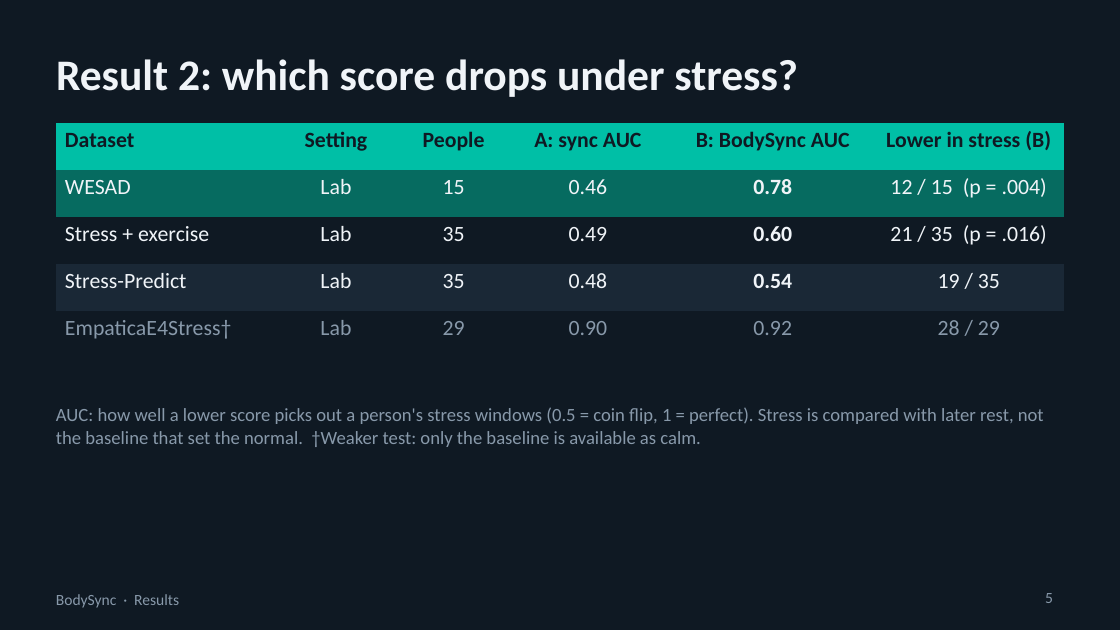
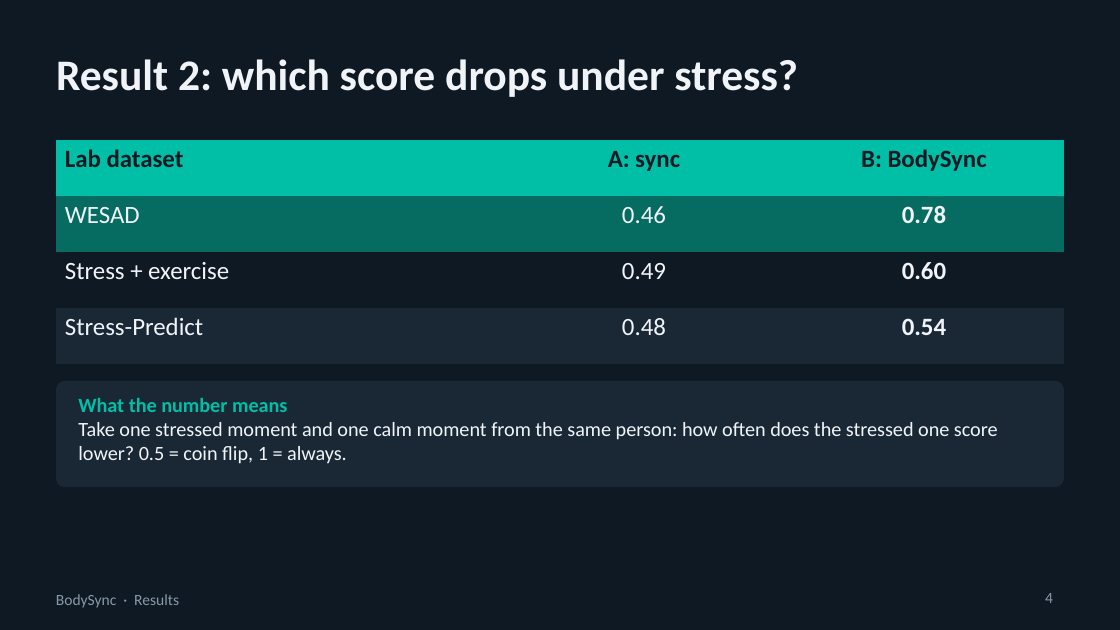
Before and after one commit to swaylakh/bodysync, a slide deck: slide 4 of docs/slides/BodySync_Update.pptx (slide 5 before the commit). Drawn at 1120x630 pixels with LibreOffice and Linux fonts; fonts in the diff are those of the drawing. Boxes give left, top, right and bottom in pixels: in the first picture for what was removed or moved away, otherwise in the second. Text is boxed around its words. In the diff, an @@ line names an element or a change of style, - is before the commit and + after.

```diff
--- a/docs/slides/BodySync_Update.pptx
+++ b/docs/slides/BodySync_Update.pptx
@@ table at (x1=56, y1=140, x2=1064, y2=339) @@
-Dataset | Setting | People | A: sync AUC | B: BodySync AUC | Lower in stress (B)
-WESAD | Lab | 15 | 0.46 | 0.78 | 12 / 15 (p = .004)
-Stress + exercise | Lab | 35 | 0.49 | 0.60 | 21 / 35 (p = .016)
-Stress-Predict | Lab | 35 | 0.48 | 0.54 | 19 / 35
-EmpaticaE4Stress† | Lab | 29 | 0.90 | 0.92 | 28 / 29
+Lab dataset | A: sync | B: BodySync
+WESAD | 0.46 | 0.78
+Stress + exercise | 0.49 | 0.60
+Stress-Predict | 0.48 | 0.54
@@ table resized from (x1=56, y1=123, x2=1064, y2=343) to (x1=56, y1=140, x2=1064, y2=339) @@
@@ rounded rectangle resized from (x1=56, y1=407, x2=1044, y2=447) to (x1=56, y1=381, x2=1064, y2=487) @@
@@ rounded rectangle at (x1=56, y1=381, x2=1064, y2=487): fill none to #1A2836 @@
@@ text in rounded rectangle at (x1=56, y1=407, x2=1044, y2=447): text removed @@
-AUC: how well a lower score picks out a person's stress windows (0.5 = coin flip, 1 = perfect). Stress is compared with later rest, not the baseline that set the normal. †Weaker test: only the baseline is available as calm.
@@ text added at (x1=78, y1=398, x2=998, y2=464), 13 pt, text #F0F4F8 @@
+What the number means
+Take one stressed moment and one calm moment from the same person: how often does the stressed one score lower? 0.5 = coin flip, 1 = always.
@@ page number at (x1=1045, y1=593, x2=1053, y2=603): text changed @@
-5
+4
```
Also in this commit, not shown: 3 other slides changed, 2 slides added, 2 slides removed, 11 other files.
